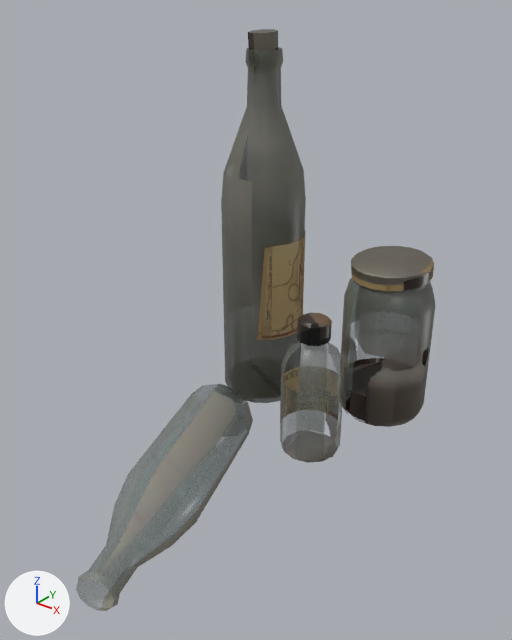
Two versions of the glTF model public/models/dressing_bottles.glb, one commit apart.
The view is the same before and after, from a 50 mm lens placed at (0.32, -0.371, 0.368), pointed at (0.022, 0.001, 0.137). Lighting does not change. The marker at lower left points along +X, +Y and +Z. The older version comes first. Where no turn or scale is listed for an object, it has been applied to the vertices. Vertices at exactly the same position are counted once.

The first picture shows 'dressing_bottles', 'dressing_bottles_glass'.
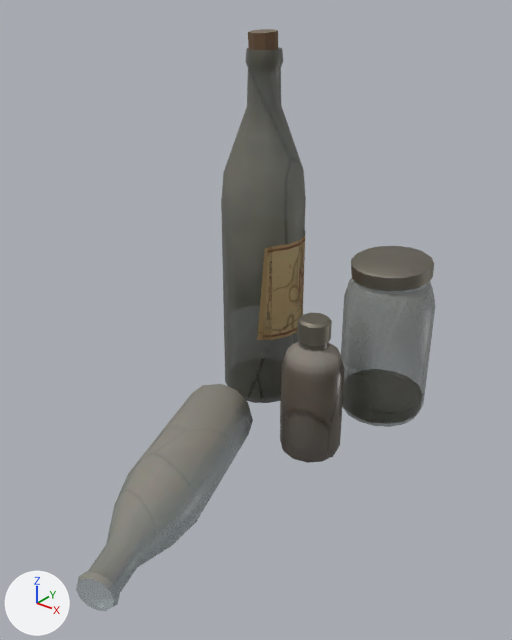
What the commit changed:
me_dressing_bottles_001 is used by ob_dressing_bottles; location (0.0, 0.0, 0.0).
me_dressing_bottles_001 had 214 vertices, 360 faces and spanned x -0.094..0.093, y 0.042..0.188, z 0.003..0.329.
me_dressing_bottles_001 now has 214 vertices, 360 faces and spans x -0.094..0.092, y 0.042..0.188, z 0.003..0.329.
me_dressing_bottles_001 part 1: 39 of 214 vertices moved; they spanned x 0.015..0.093, y 0.112..0.188, z 0.003..0.03 and now span x 0.017..0.092, y 0.112..0.188, z 0.003..0.018; mean shift (0.0, 0.0, -0.009); largest move (0.015, 0.15, 0.03) -> (0.017, 0.15, 0.018).
me_dressing_bottles_001 part 2: 324 kept faces spanning x -0.094..0.092, y 0.042..0.188, z 0.003..0.329 get new texture (UV) coordinates.
me_dressing_bottles_glass_001 has 412 vertices, 760 faces and spans x -0.094..0.094, y -0.19..0.19, z 0.0..0.315.
me_dressing_bottles_glass_001 is used by ob_dressing_bottles_glass; location (0.0, 0.0, 0.0).
me_dressing_bottles_glass_001 part 3: texture (UV) coordinates of 760 of 760 faces, centred in x -0.093..0.093, y -0.189..0.189, z 0.0..0.312, changed; they spanned u 0.02..0.94, v 0.02..0.98 and now span u 0.01..0.98, v 0.01..0.99.

Location of each change, [x1, y1, x2, y2] in pixels of the pictures (512 x 640 px; the box of a moved part takes in the faces that stretch with it):
'dressing_bottles', reshaped
    before: [248, 29, 434, 421]
    after: [248, 29, 434, 423]
part 1 of me_dressing_bottles_001, moved or reshaped
    before: [346, 358, 384, 421]
    after: [370, 369, 423, 423]
part 2 of me_dressing_bottles_001, surface changed
    before: [248, 29, 434, 415]
    after: [248, 29, 434, 423]
part 3 of me_dressing_bottles_glass_001, surface changed
    both: [86, 47, 435, 611]
